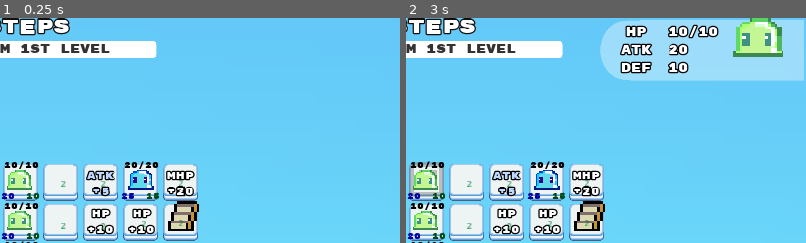
Above: before the commit, frames 1-2 (left to right).
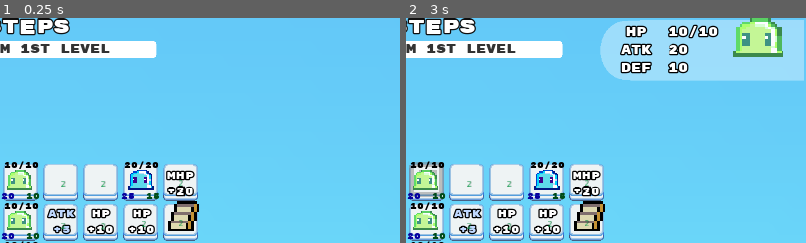
Above: after the commit, the same moments.

Repository: cle-cle-cle/Skys_the_Limit
Game: Godot game, scene res://game/code_source/game.tscn
Two runs of this game, one before a commit and one after it. Both use one fixed random seed, a clock stepped at 60 frames per second and the inputs below.
Inputs (mouse positions are % of the whole screen's width and height, from its top left):
- Up to frame 1 (0.25 s): no input
- Up to frame 2 (3 s): click "Restart From 1st Level" at 0.5 s; click "Restart From 1st Level" at 1.25 s; click "Restart From 1st Level" at 2 s; tap Enter at 2.75, 2.85 s; move the mouse to (52, 41) at 2.77 s; hold Right from 2.78 s (still down)
The pictures show only the part of the screen within x 50-100%, y 5-55%; the shares and areas given below are measured in that part.

The runs differ from the first frame. In frame 1, 0.9% of the frame differs, in the area x 11-29%, y 67-97%; in frame 2, 0.9%.

Commit message:
Update Level_0.tscn

Diff:
--- a/game/code_source/levels/Level_0.tscn
+++ b/game/code_source/levels/Level_0.tscn
@@ -72,7 +72,7 @@
 value = 5
 
 [node name="ATK_5" parent="Grid" instance=ExtResource( 3 )]
-position = Vector2( 800, 288 )
+position = Vector2( 737, 349 )
 upgrade_type = 2
 value = 5
 
